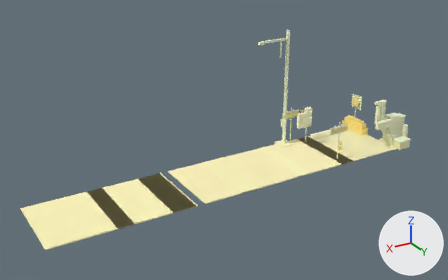
The glTF model exports/gltf/scene_wet_road_braking.glb, before and after one commit.
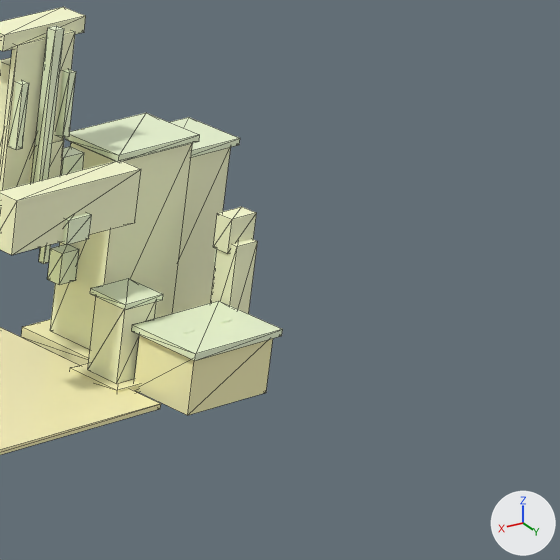
The first picture shows the older version from a camera (50 mm lens) standing at (22.91, 24.57, 14.35) and looking at (8.18, 0.03, 2.08). The close-ups show the older and then the newer version on the part from 84% to 99% of the width and 35% to 60% of the height of that picture. Only the edits that show in the close-ups are written down. Arrows for +X, +Y and +Z are at lower right; the lights stay in place. The close-ups show mesh edges as thin lines.

Objects in the first close-up: 'base.002', 'body', 'box', 'cabinet', 'cabinet.001', 'hood', 'housing.003', 'lid.001', 'mount_strap', 'pedestal', 'plate', 'roof_cap' and 13 more.
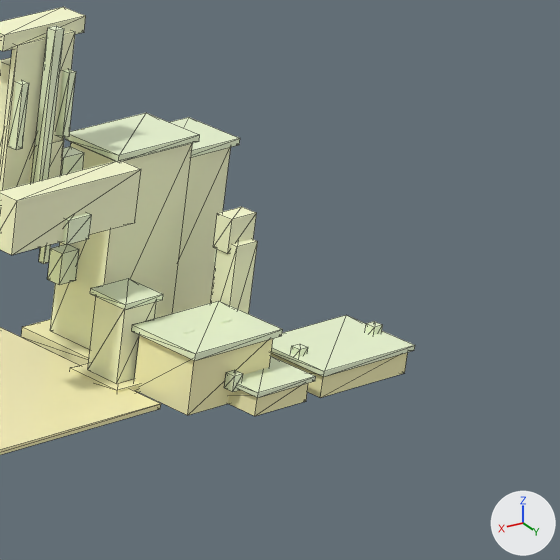
The change in detail:
Mesh me_conduit_stub_right is new.
It is a box spanning x -2.48..-2.4, y 2.19..2.27, z 0.14..0.26.
It uses material mat_mat_metal_galvanized (pale green #f3ffda).
Mesh me_conduit_stub_center is new.
It is a box spanning x -3.2..-3.12, y 2.11..2.19, z 0.15..0.27.
It uses material mat_mat_metal_galvanized (pale green #f3ffda).
Mesh me_conduit_stub_left is new.
It is a box spanning x -3.94..-3.86, y 2.11..2.19, z 0.16..0.28.
It uses material mat_mat_metal_galvanized (pale green #f3ffda).
Mesh me_lid_small is new.
It is a box spanning x -3.0..-2.44, y 2.0..2.46, z 0.16..0.195.
It uses material mat_mat_metal_galvanized (pale green #f3ffda).
Mesh me_box_small is new.
It is a box spanning x -2.97..-2.47, y 2.03..2.43, z 0.0..0.16.
It uses material mat_mat_concrete (beige #fffabf).
Mesh me_lid_large is new.
It is a box spanning x -3.97..-3.07, y 1.83..2.47, z 0.18..0.22.
It uses material mat_mat_metal_galvanized (pale green #f3ffda).
Mesh me_box_large is new.
It is a box spanning x -3.94..-3.1, y 1.86..2.44, z 0.0..0.18.
It uses material mat_mat_concrete (beige #fffabf).
Object 'conduit_stub_right' (ob_conduit_stub_right) is new; it shows me_conduit_stub_right.
Its location is (0.0, 0.0, 0.0).
Object 'conduit_stub_center' (ob_conduit_stub_center) is new; it shows me_conduit_stub_center.
Its location is (0.0, 0.0, 0.0).
Object 'conduit_stub_left' (ob_conduit_stub_left) is new; it shows me_conduit_stub_left.
Its location is (0.0, 0.0, 0.0).
Object 'lid_small' (ob_lid_small) is new; it shows me_lid_small.
Its location is (0.0, 0.0, 0.0).
Object 'box_small' (ob_box_small) is new; it shows me_box_small.
Its location is (0.0, 0.0, 0.0).
Object 'lid_large' (ob_lid_large) is new; it shows me_lid_large.
Its location is (0.0, 0.0, 0.0).
Object 'box_large' (ob_box_large) is new; it shows me_box_large.
Its location is (0.0, 0.0, 0.0).

What differs and where, as boxes [x1, y1, x2, y2] in the close-ups (560 x 560 px):
'lid_large', added (pale green): after [271, 315, 415, 377]
'box_large', added (beige): after [271, 352, 408, 398]
'lid_small', added: after [237, 356, 316, 398]
'box_small', added (beige): after [228, 383, 308, 416]
'conduit_stub_right', added: after [224, 370, 243, 392]
'conduit_stub_left', added: after [365, 321, 383, 335]
'conduit_stub_center', added: after [291, 344, 308, 356]
